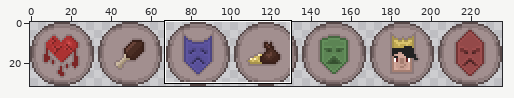
Sprite sheet -- sprites/sins.png. The picture above shows the old version from afar; the outline marks the close-up.
Close-up. Before the edit:
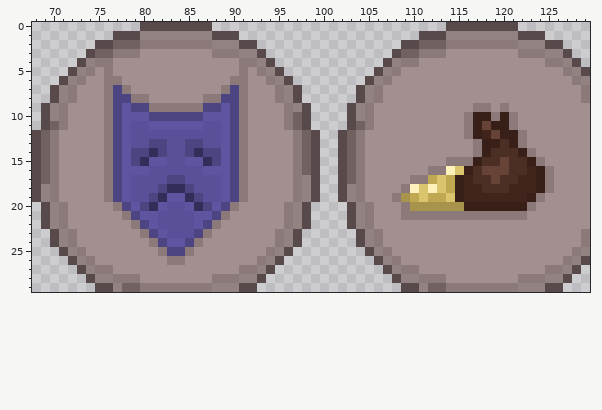
The file is 236x32 pixels. Shown: x 68..129, y 0..29.
The result:
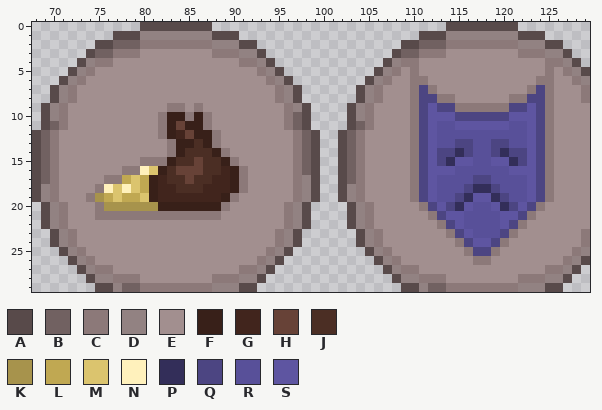
Palette (. is transparent): A #584a4a  B #716161  C #8c7979  D #928282  E #a28f8f  F #382019  G #41251d  H #674237  J #4b2e24  K #a7934c  L #c0a852  M #dbc46e  N #fff1bc  P #332e59  Q #4c4582  R #585099  S #5e55a1
From old to new:
{"y":5,"x":76,"old":"C","new":"E"}
{"y":5,"x":91,"old":"C","new":"E"}
{"y":5,"x":110,"old":"E","new":"C"}
{"y":5,"x":125,"old":"E","new":"C"}
{"y":6,"x":76,"old":"CC","new":"EE"}
{"y":6,"x":90,"old":"CC","new":"EE"}
{"y":6,"x":110,"old":"EE","new":"CC"}
{"y":6,"x":124,"old":"EE","new":"CC"}
{"y":7,"x":76,"old":"CQC","new":"EEE"}
{"y":7,"x":89,"old":"CQC","new":"EEE"}
{"y":7,"x":110,"old":"EEE","new":"CQC"}
{"y":7,"x":123,"old":"EEE","new":"CQC"}
{"y":8,"x":76,"old":"CQQCC","new":"EEEEE"}
{"y":8,"x":87,"old":"CCQQC","new":"EEEEE"}
{"y":8,"x":110,"old":"EEEEE","new":"CQQCC"}
{"y":8,"x":121,"old":"EEEEE","new":"CCQQC"}
{"y":9,"x":76,"old":"CQSQQCC","new":"EEEEEEE"}
{"y":9,"x":85,"old":"C","new":"E"}
{"y":9,"x":87,"old":"QQSQC","new":"EEEEE"}
{"y":9,"x":110,"old":"EEEEEEE","new":"CQSQQCC"}
{"y":9,"x":119,"old":"E","new":"C"}
{"y":9,"x":121,"old":"EEEEE","new":"QQSQC"}
{"y":10,"x":76,"old":"CQSSSQQQQQQSSSQC","new":"EEEEEECFFCFCEEEE"}
{"y":10,"x":110,"old":"EEEEEECFFCFCEEEE","new":"CQSSSQQQQQQSSSQC"}
{"y":11,"x":76,"old":"CQSRRSSSSSSRRSQC","new":"EEEEEECFHFFCEEEE"}
{"y":11,"x":110,"old":"EEEEEECFHFFCEEEE","new":"CQSRRSSSSSSRRSQC"}
{"y":12,"x":76,"old":"CQSRRRRRRRRRRSQC","new":"EEEEEECFGHFFCEEE"}
{"y":12,"x":110,"old":"EEEEEECFGHFFCEEE","new":"CQSRRRRRRRRRRSQC"}
{"y":13,"x":76,"old":"CQSRRQQRRQQRRSQC","new":"EEEEEEECFFJFCEEE"}
{"y":13,"x":110,"old":"EEEEEEECFFJFCEEE","new":"CQSRRQQRRQQRRSQC"}
{"y":14,"x":76,"old":"CQSQQPQRRQPQQSQC","new":"EEEEEEECFJJJFCEE"}
{"y":14,"x":110,"old":"EEEEEEECFJJJFCEE","new":"CQSQQPQRRQPQQSQC"}
{"y":15,"x":76,"old":"CQSQPSSRRSSPQSQC","new":"EEEECCCFJJHJJFCE"}
{"y":15,"x":110,"old":"EEEECCCFJJHJJFCE","new":"CQSQPSSRRSSPQSQC"}
{"y":16,"x":76,"old":"CQSSSRRRRRRSSSQ","new":"EECCNMFJHHHJJGF"}
{"y":16,"x":110,"old":"EECCNMFJHHHJJGF","new":"CQSSSRRRRRRSSSQ"}
{"y":17,"x":77,"old":"QSRRRRQQRRRRSQ","new":"CLMLFGJJHJJGGF"}
{"y":17,"x":111,"old":"CLMLFGJJHJJGGF","new":"QSRRRRQQRRRRSQ"}
{"y":18,"x":75,"old":"ECQSRRRQPPQRRRSQ","new":"CNMNMLFGGJJJGGGF"}
{"y":18,"x":109,"old":"CNMNMLFGGJJJGGGF","new":"ECQSRRRQPPQRRRSQ"}
{"y":19,"x":74,"old":"EECQSRRQPSSPQRRSQC","new":"CKLMLLMFGGGGGGGFCE"}
{"y":19,"x":108,"old":"CKLMLLMFGGGGGGGFCE","new":"EECQSRRQPSSPQRRSQC"}
{"y":20,"x":75,"old":"EECQSQPSRRSPQSQC","new":"CKKKKKKFFFFFFFCE"}
{"y":20,"x":109,"old":"CKKKKKKFFFFFFFCE","new":"EECQSQPSRRSPQSQC"}
{"y":21,"x":75,"old":"EEE","new":"CCC"}
{"y":21,"x":79,"old":"QSSRRRRSSQC","new":"CCCCCCCCCCE"}
{"y":21,"x":109,"old":"CCC","new":"EEE"}
{"y":21,"x":113,"old":"CCCCCCCCCCE","new":"QSSRRRRSSQC"}
{"y":22,"x":79,"old":"CQSRRRRSQC","new":"EEEEEEEEEE"}
{"y":22,"x":113,"old":"EEEEEEEEEE","new":"CQSRRRRSQC"}
{"y":23,"x":80,"old":"CQSRRRQC","new":"EEEEEEEE"}
{"y":23,"x":114,"old":"EEEEEEEE","new":"CQSRRRQC"}
{"y":24,"x":81,"old":"CQSSQC","new":"EEEEEE"}
{"y":24,"x":115,"old":"EEEEEE","new":"CQSSQC"}
{"y":25,"x":82,"old":"CQQC","new":"EEEE"}
{"y":25,"x":116,"old":"EEEE","new":"CQQC"}
{"y":26,"x":83,"old":"CC","new":"EE"}
{"y":26,"x":117,"old":"EE","new":"CC"}
